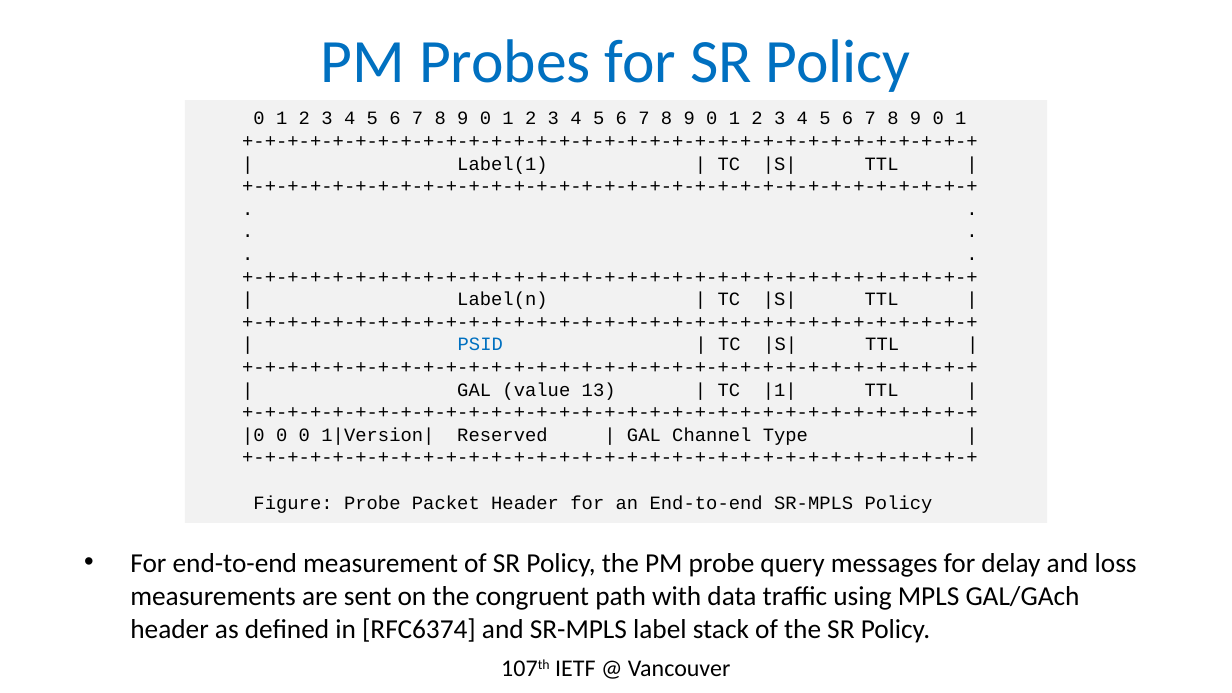
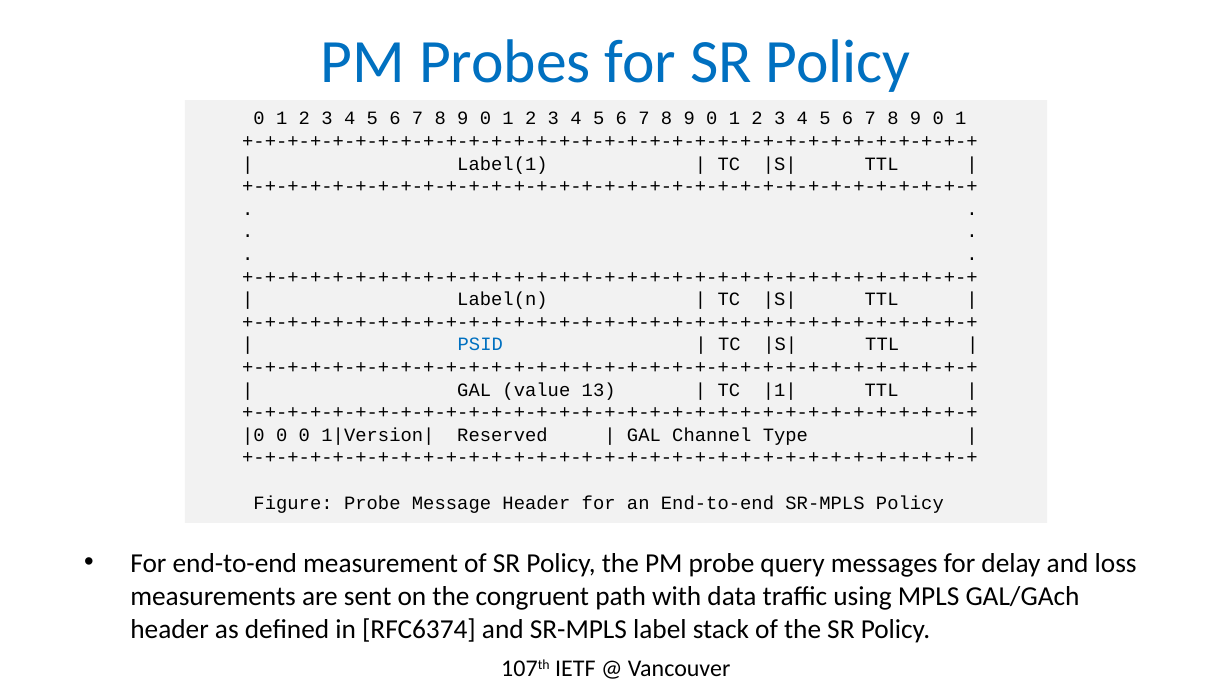
Before and after one commit to rakgandhi/ietf-slides, a slide deck: slide 14 of draft-gandhi-mpls-rfc6374-sr-02.pptx. Drawn at 1232x693 pixels with LibreOffice and Linux fonts; fonts in the diff are those of the drawing. Boxes give left, top, right and bottom in pixels: in the first picture for what was removed or moved away, otherwise in the second. Text is boxed around its words. In the diff, an @@ line names an element or a change of style, - is before the commit and + after.

```diff
--- a/draft-gandhi-mpls-rfc6374-sr-02.pptx
+++ b/draft-gandhi-mpls-rfc6374-sr-02.pptx
@@ text in rectangle at (253,496,944,513): text changed @@
-Figure: Probe Packet Header for an End-to-end SR-MPLS Policy
+Figure: Probe Message Header for an End-to-end SR-MPLS Policy
```
Also in this commit, not shown: 2 other slides changed.
